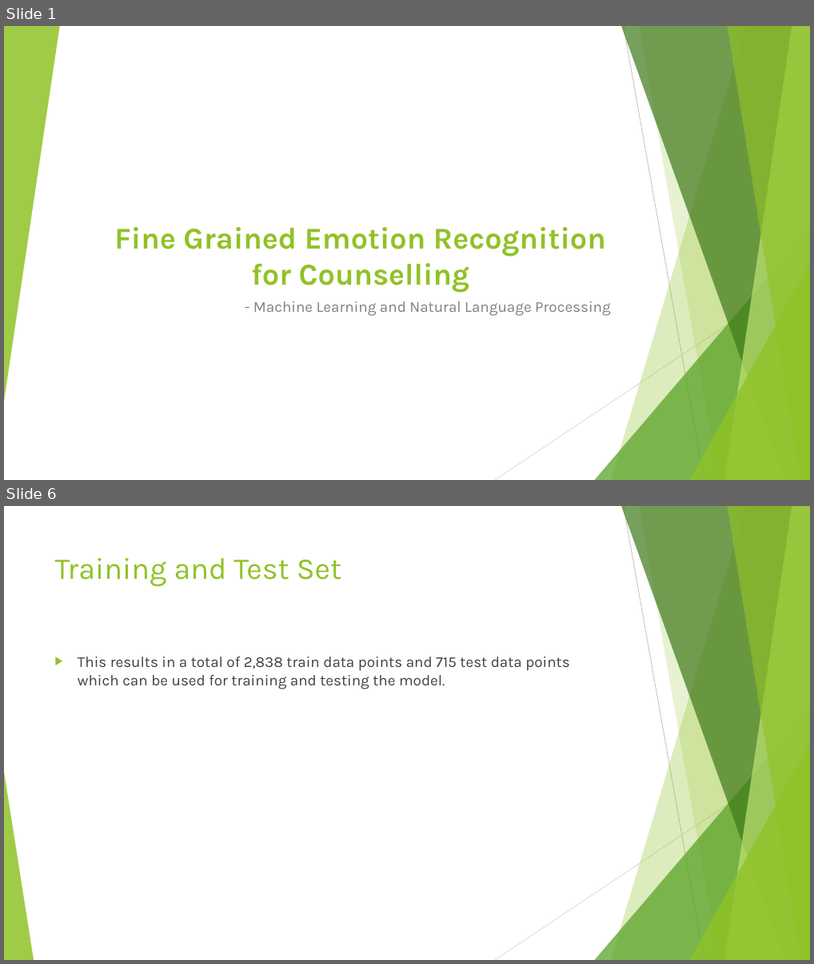
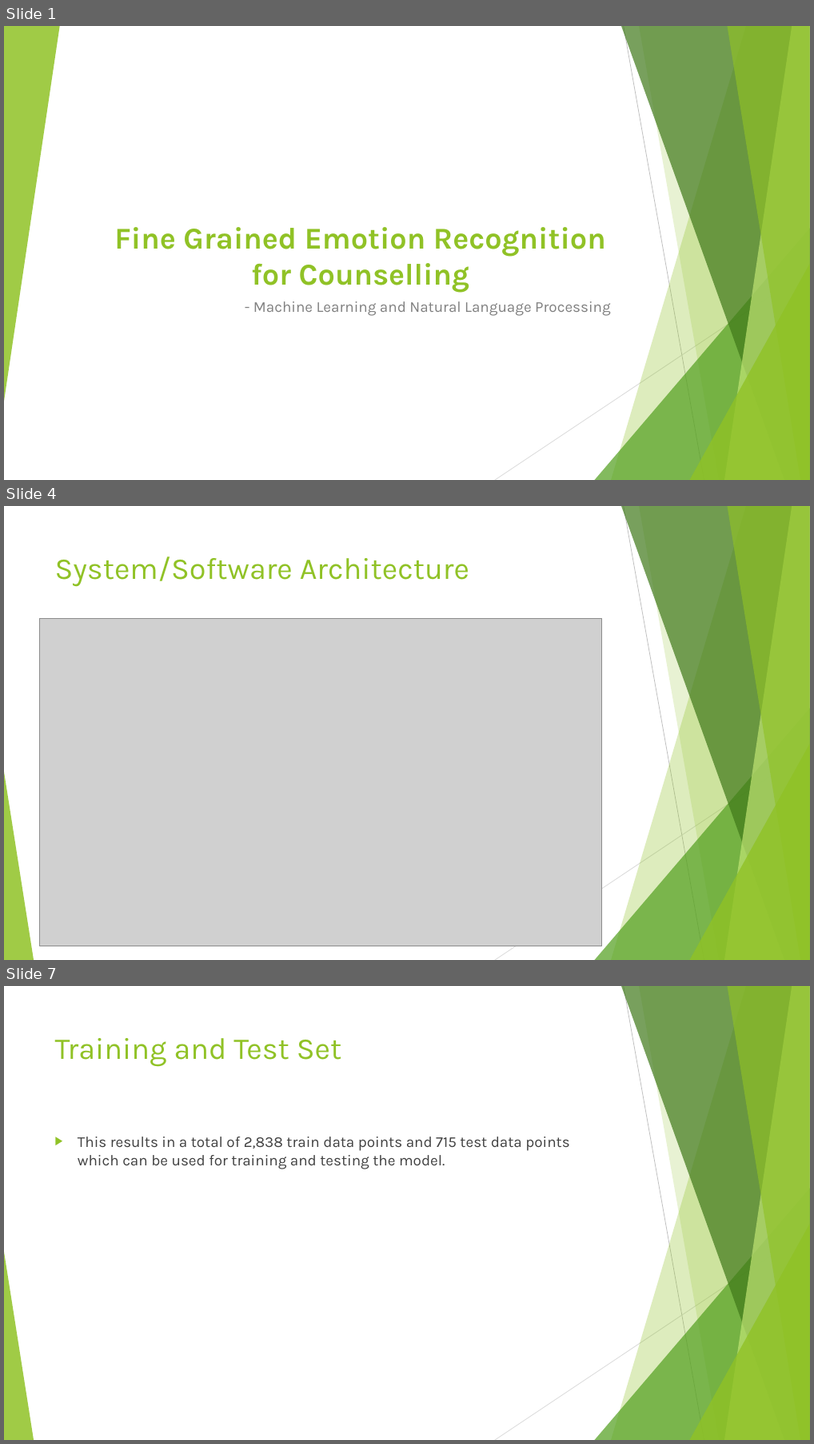
Before and after one commit to JanhaviSoni/Emotion-Recognition-for-Counselling, a slide deck: Fine Grained Emotion Recognition for Counselling.pptx. Shown one above the other, each under a label of ours: slides 1 and 6 before the commit, slides 1, 4 and 7 after it; the slides between them are not shown. The pictures are 814x964 and 814x1444 pixels, drawn with LibreOffice and Linux fonts; fonts in the diff are those of the drawing; grey boxes stand for pictures. Boxes give left, top, right and bottom in pixels: in the first picture for what was removed or moved away, otherwise in the second. Text is boxed around its words. In the diff, an @@ line names an element or a change of style, - is before the commit and + after.

```diff
--- a/Fine Grained Emotion Recognition for Counselling.pptx
+++ b/Fine Grained Emotion Recognition for Counselling.pptx
@@ slide 4 added at bbox=[4, 506, 810, 960], background #FFFFFF; not listed: 10 template elements that a slide beside it also shows @@
@@ title added at bbox=[55, 556, 470, 587], 36 pt, text #90C226 @@
+System/Software Architecture
@@ picture added at bbox=[40, 618, 602, 946] @@
@@ what was slide 6 is now slide 7 @@
```
Also in this commit, not shown: 2 slides changed, 5 other slides added, 2 slides removed, 1 other file.
